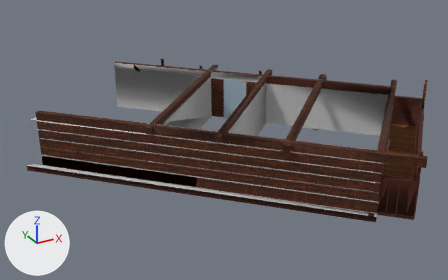
A saved change to the COLLADA model dae/steny_1_patro.dae.
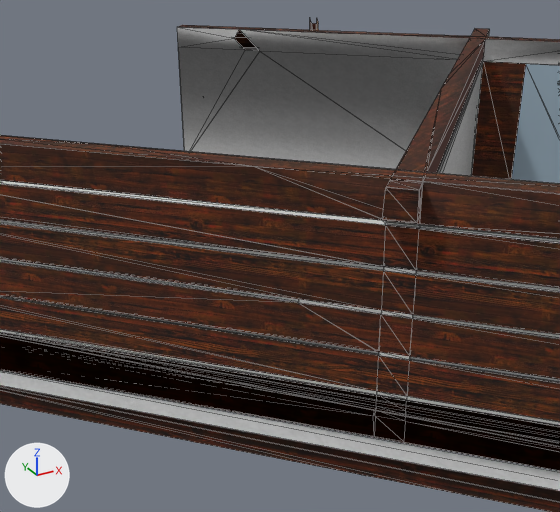
Each version is shown whole from a 50 mm lens placed at (-7.71, -22.68, 12.26), pointed at (1.74, -5.49, 3.67), then close up from a 50 mm lens placed at (-4.01, -9.7, 6.47), pointed at (-1.84, -5.76, 4.5). The lights are fixed; the arrows at lower left show +X, +Y and +Z. The close-ups show mesh edges as thin lines. Where no turn or scale is listed for an object, it has been applied to the vertices. Vertices at the same position are counted once.

In view in the first close-up: 'SketchUp'.
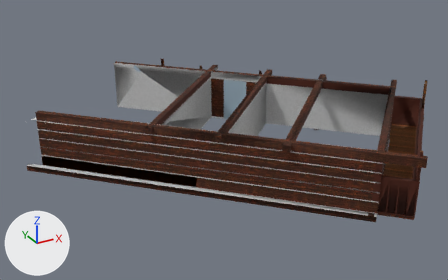
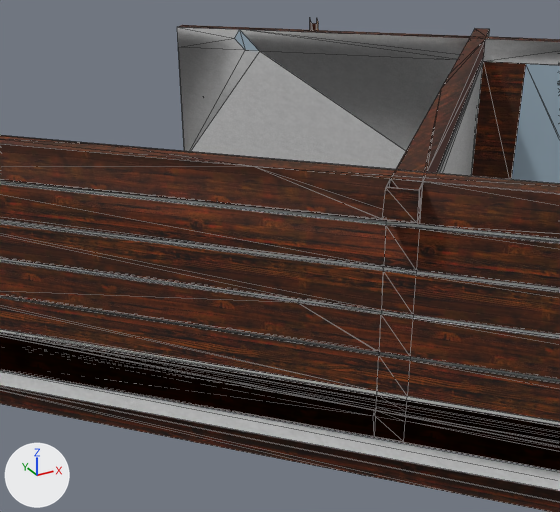
Changed parts and their boxes [x1, y1, x2, y2] in the close-ups (560 x 512 px; the box of a moved part takes in the faces that stretch with it):
'SketchUp', recoloured, reshaped
    both: [0, 25, 560, 512]
part 1 of me_sketchup, moved or reshaped
    both: [0, 29, 560, 383]
part 2 of me_sketchup, surface changed
    after: [382, 310, 413, 317]
part 3 of me_sketchup, recoloured
    after: [2, 184, 361, 223]

The change, as a list of edits to the scene's bpy script:
```text
Change mat_material:
    mat_material.base_color: (1.0, 1.0, 1.0) -> (0.361, 0.474, 0.565)  # white #ffffff -> blue #a2b7c6
Change mat_material_1:
    mat_material_1.base_color: (0.361, 0.474, 0.565) -> (1.0, 1.0, 1.0)  # blue #a2b7c6 -> white #ffffff
Change me_sketchup:
    used by ob_sketchup; location = (0.0, 0.0, 0.0)
    remove me_sketchup.from_pydata(...)  # 842 vertices, 1739 faces; spans x -4.48..8.37, y -12.04..0.74, z 2.93..5.12
    add me_sketchup.from_pydata(...)  # 855 vertices, 1742 faces; spans x -4.48..8.37, y -12.04..0.74, z 2.93..5.12
    me_sketchup part 1
    6 vertices are removed from x -1.32..-1.07, y -6.29..-6.04, z 4.11..5.03
    141 faces are deleted
    19 vertices are added at x -3.99..-1.06, y -6.25..-3.31, z 3.8..4.76
    111 new faces join them, mat_cladding_stucco_white (picture img_cladding_stucco_white_jpg)
    17 new faces join them, mat_wood_lumber_buttjoined (picture img_wood_lumber_buttjoined_jpg)
    13 new faces join them, mat_material (blue #a2b7c6)
    3 new faces join them, mat_material_1 (white #ffffff)
    me_sketchup part 2: 28 kept faces spanning x -4.01..2.77, y -6.25..0.61, z 3.14..5.08 get new texture (UV) coordinates
    me_sketchup part 3: 1 face spanning x -4.01..-1.3, y -6.12..-3.31, z 4.72..4.73 switches from mat_cladding_stucco_white (picture img_cladding_stucco_white_jpg) to mat_material_1 (white #ffffff)
```
